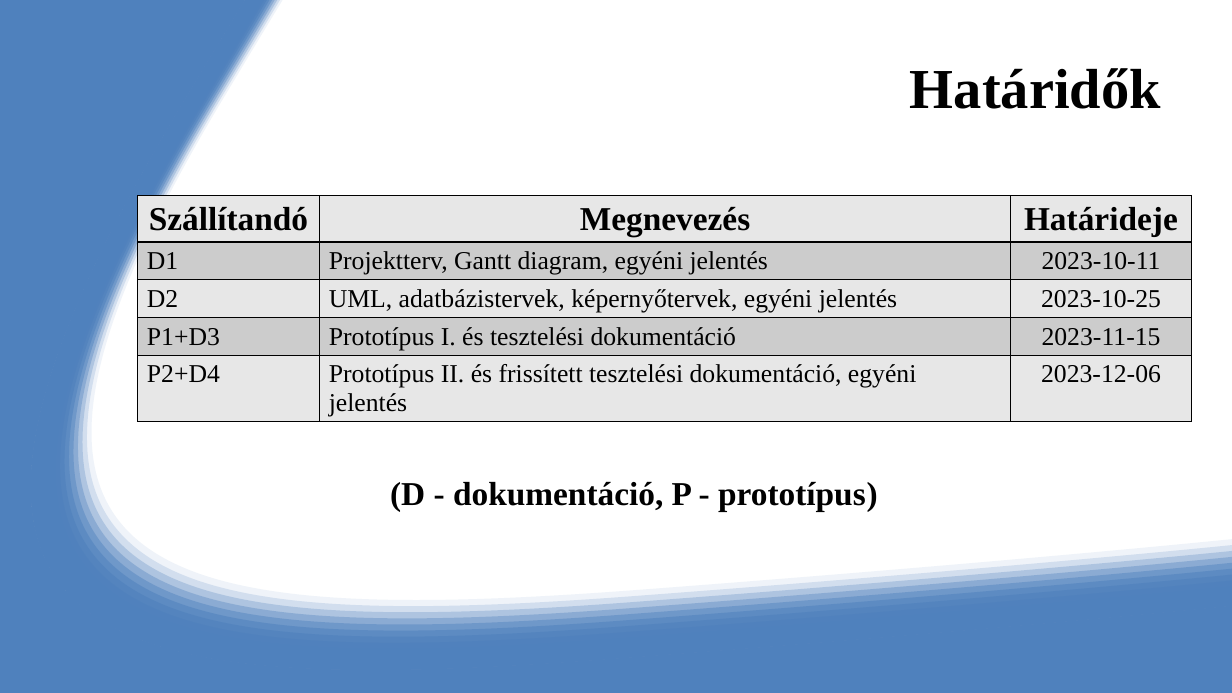
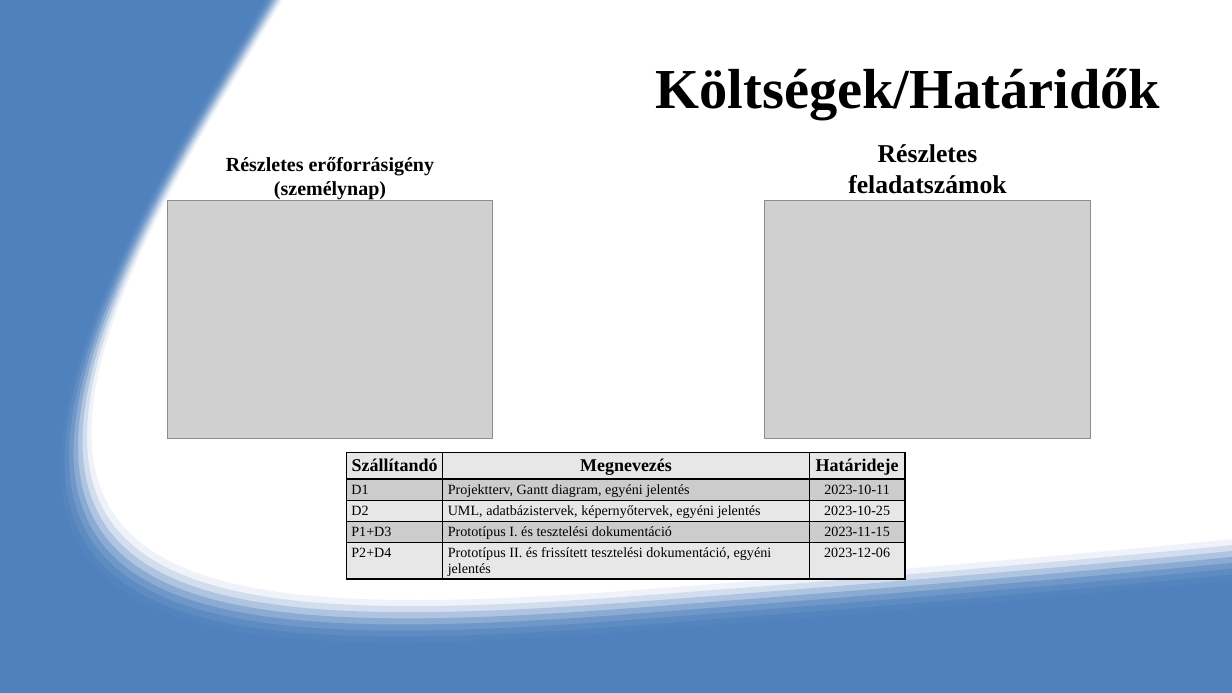
Before and after one commit to NoSignificantFrustration/RF1, a slide deck: slide 7 of Projekt_bemutatás.pptx (slide 10 before the commit). Drawn at 1232x693 pixels with LibreOffice and Linux fonts; fonts in the diff are those of the drawing; grey boxes stand for pictures. Boxes give left, top, right and bottom in pixels: in the first picture for what was removed or moved away, otherwise in the second. Text is boxed around its words. In the diff, an @@ line names an element or a change of style, - is before the commit and + after.

```diff
--- a/Projekt_bemutatás.pptx
+++ b/Projekt_bemutatás.pptx
@@ title at box(656, 68, 1161, 119): text changed @@
-Határidők
+Költségek/Határidők
@@ text added at box(848, 144, 1006, 194), 20 pt, text #000000, bold @@
+Részletes feladatszámok
@@ text added at box(226, 157, 434, 200), 15.6 pt, text #000000, bold @@
+Részletes erőforrásigény (személynap)
@@ picture added at box(167, 201, 493, 439) @@
@@ picture added at box(764, 201, 1092, 439) @@
@@ table at box(347, 453, 906, 584) @@
@@ size 26 to 14 pt in "Szállítandó", "Megnevezés", "Határideje" @@
@@ size 20 to 11 pt in "D1", "Projektterv, Gantt diagram, egyéni jelentés", "2023-10-11", "D2" and 8 more places @@
@@ table: place and size @@
-table at box(138, 196, 1192, 420)
+table at box(347, 453, 906, 584)
@@ text removed at box(390, 481, 878, 512) @@
-(D - dokumentáció, P - prototípus)
```
Also in this commit, not shown: 4 other slides changed, 3 slides removed.
